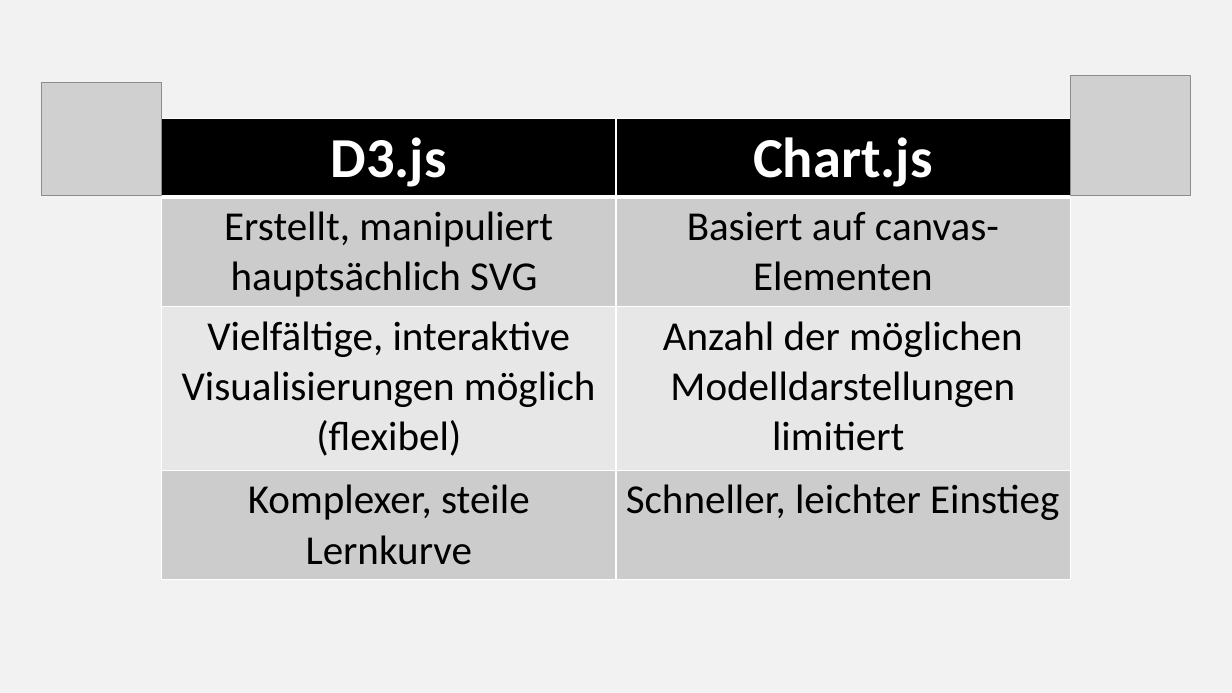
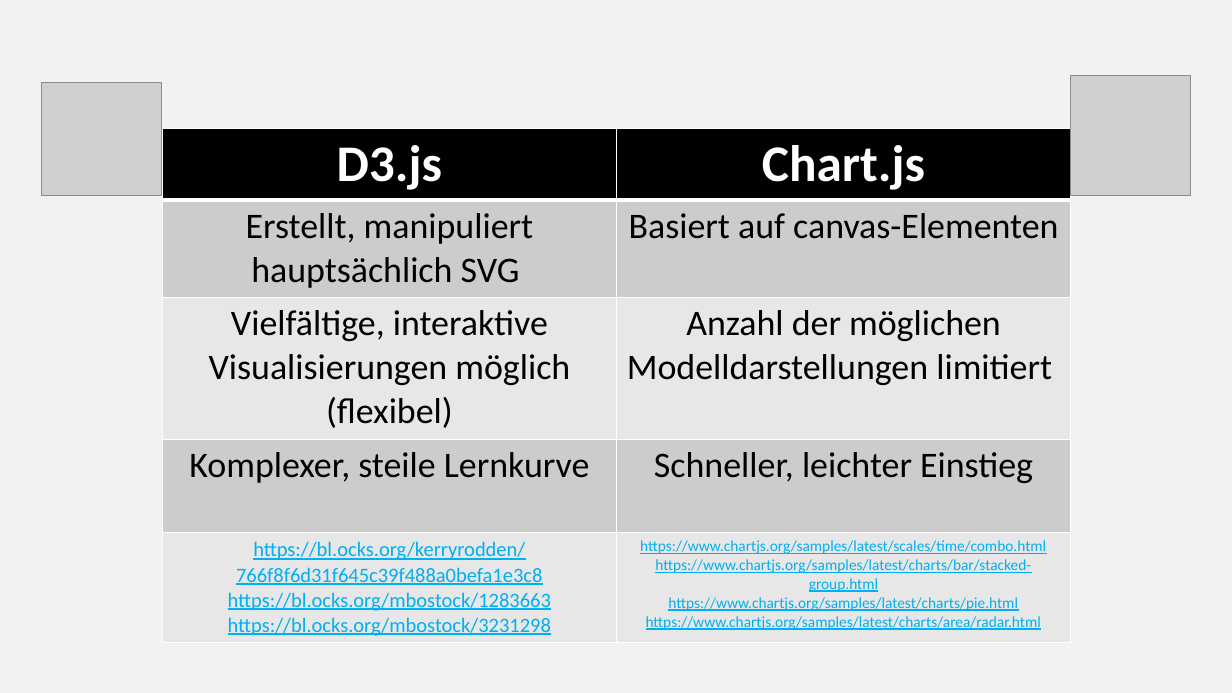
Before and after one commit to mic-ray/base.camp_vue-demo, a slide deck: slide 11 of base.camp - Vue, D3.pptx. Drawn at 1232x693 pixels with LibreOffice and Linux fonts; fonts in the diff are those of the drawing; grey boxes stand for pictures. Boxes give left, top, right and bottom in pixels: in the first picture for what was removed or moved away, otherwise in the second. Text is boxed around its words. In the diff, an @@ line names an element or a change of style, - is before the commit and + after.

Commit message:
Updated slides

```diff
--- a/base.camp - Vue, D3.pptx
+++ b/base.camp - Vue, D3.pptx
@@ table at <box>163,128,1070,640</box> @@
+row 5: https://bl.ocks.org/kerryrodden/766f8f6d31f645c39f488a0befa1e3c8 / https://bl.ocks.org/mbostock/1283663 / https://bl.ocks.org/mbostock/3231298 | https://www.chartjs.org/samples/latest/scales/time/combo.html https://www.chartjs.org/samples/latest/charts/bar/stacked-group.html / https://www.chartjs.org/samples/latest/charts/pie.html / https://www.chartjs.org/samples/latest/charts/area/radar.html
@@ table: place and size @@
-table at <box>162,118,1069,575</box>
+table at <box>163,128,1070,640</box>
```
Also in this commit, not shown: 1 other slide changed.
